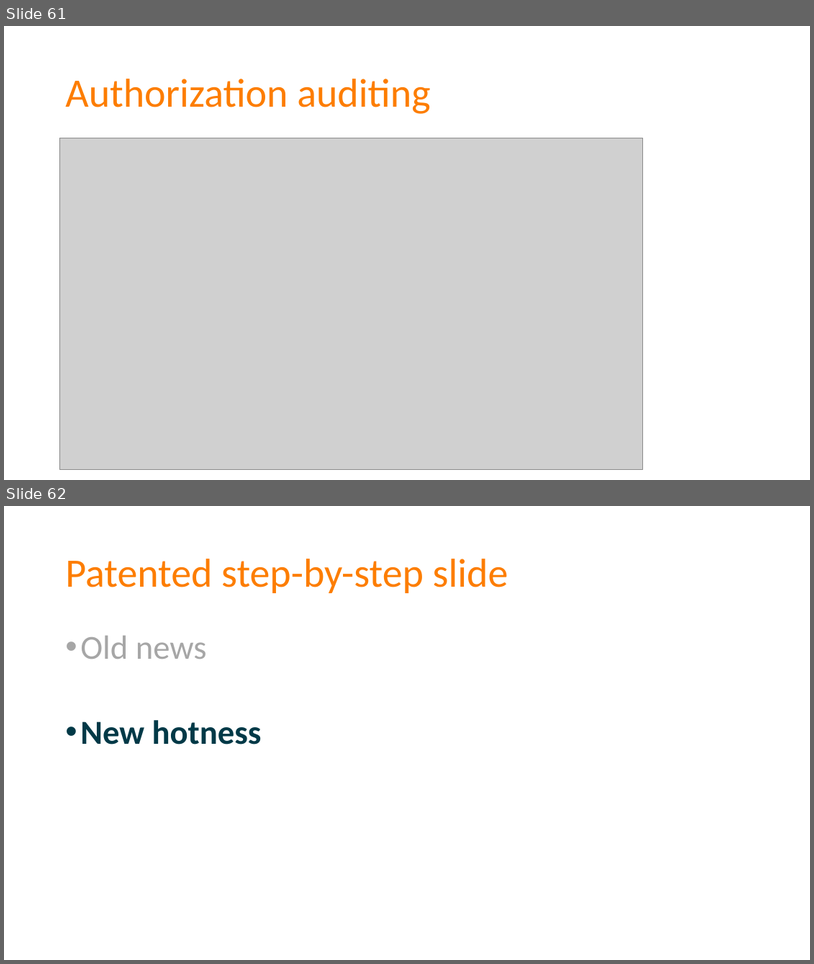
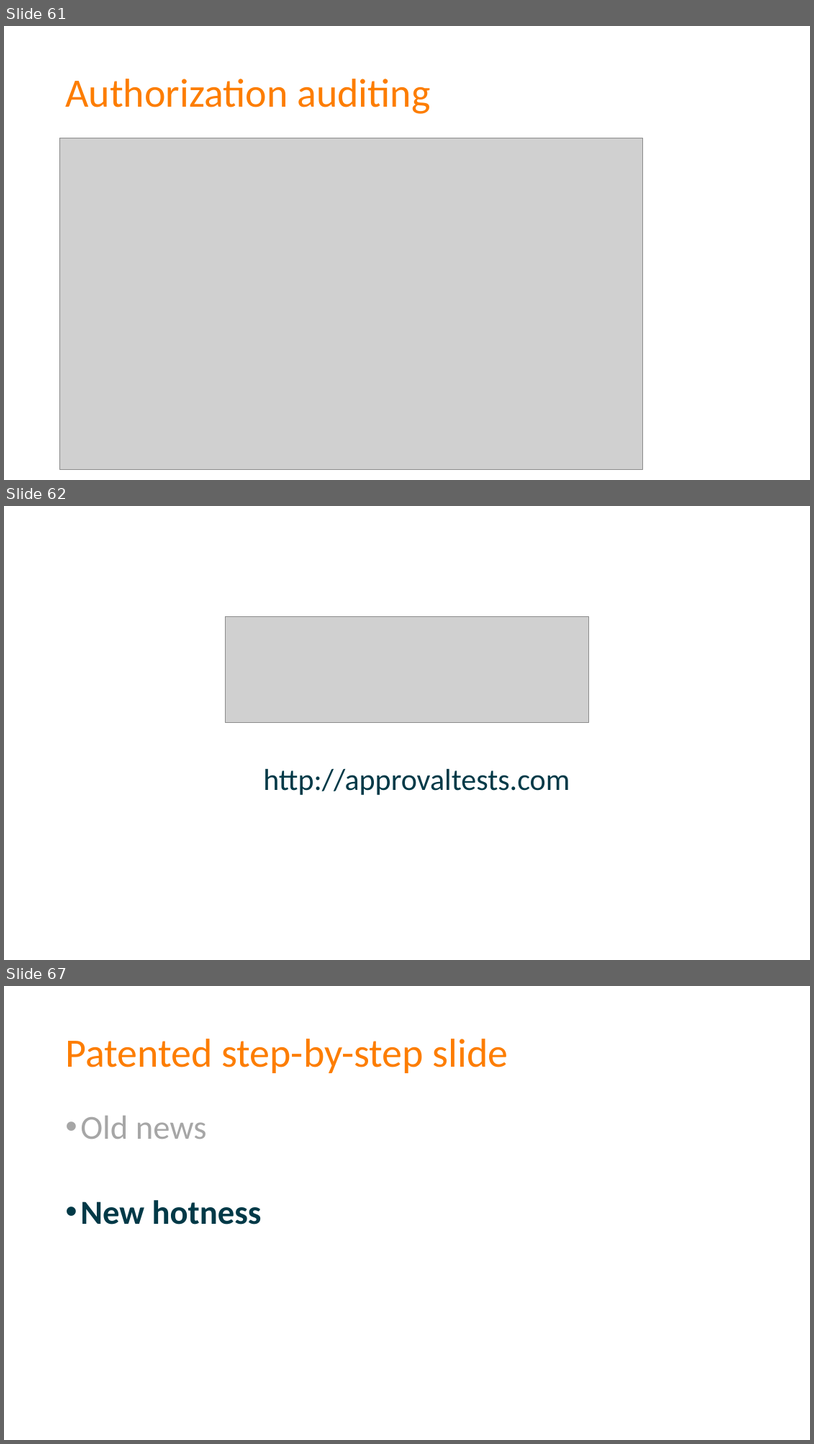
Before and after one commit to spetryjohnson/Talk---Dont-Write-Secure-Code-Design-Secure-Systems, a slide deck: Secure Systems - CodeMash 2017.pptx. Shown one above the other, each under a label of ours: slides 61 and 62 before the commit, slides 61, 62 and 67 after it; the slides between them are not shown. The pictures are 814x964 and 814x1444 pixels, drawn with LibreOffice and Linux fonts; fonts in the diff are those of the drawing; grey boxes stand for pictures. Boxes give left, top, right and bottom in pixels: in the first picture for what was removed or moved away, otherwise in the second. Text is boxed around its words. In the diff, an @@ line names an element or a change of style, - is before the commit and + after.

Commit message:
Added some Approval Tests stuff

```diff
--- a/Secure Systems - CodeMash 2017.pptx
+++ b/Secure Systems - CodeMash 2017.pptx
@@ slide 62 added at (4,506,810,960), background #FFFFFF @@
@@ picture added at (226,617,589,723) @@
@@ text added at (263,769,570,795), 36 pt, text #013947 @@
+http://approvaltests.com
@@ what was slide 62 is now slide 67 @@
```
Also in this commit, not shown: 4 other slides added, 1 other file.
